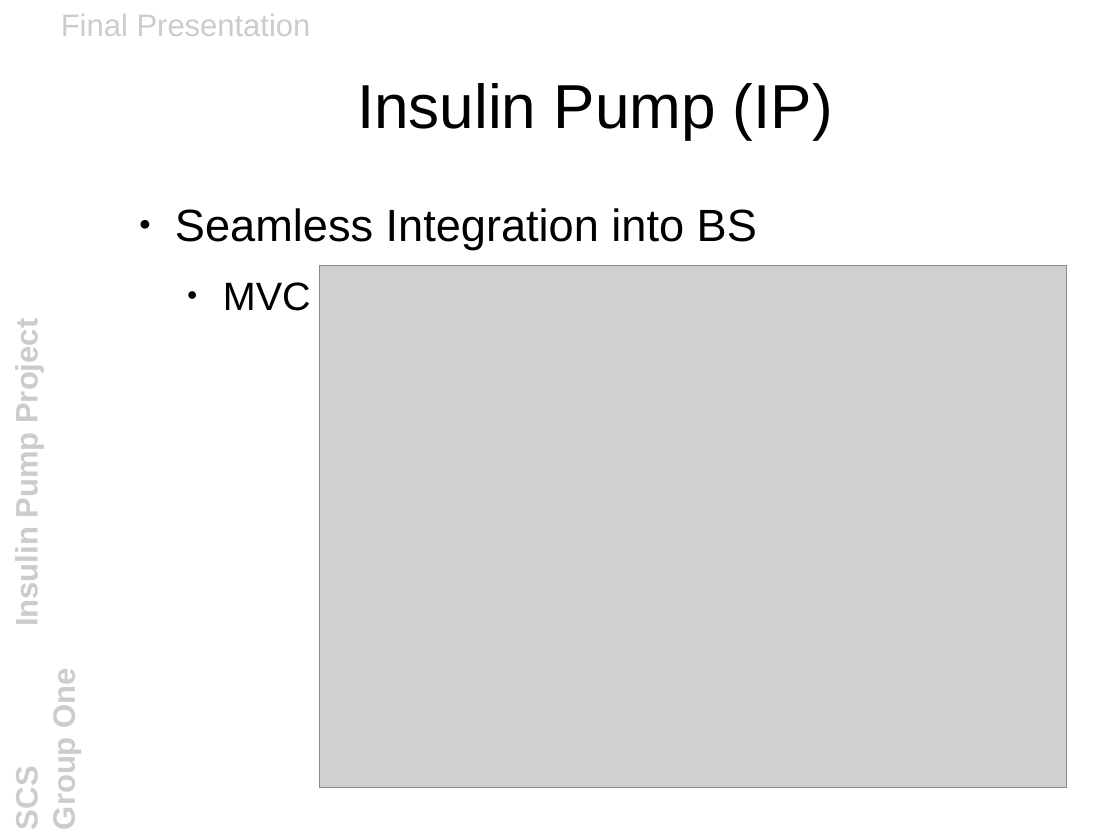
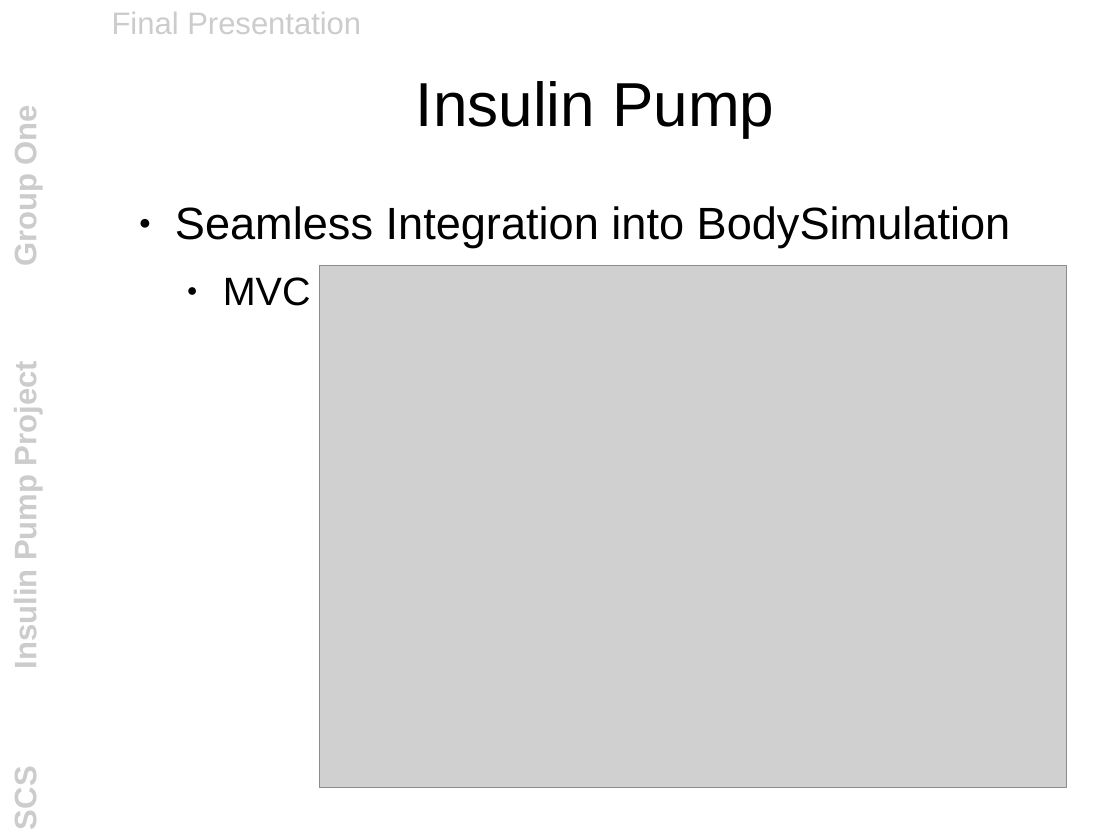
Before and after one commit to tiberkak/hisscs-insulin, a slide deck: slide 7 of documentation/other_files/final_presentation.odp. Drawn at 1120x840 pixels with LibreOffice and Linux fonts; fonts in the diff are those of the drawing; grey boxes stand for pictures; background and template pictures are left out. Boxes give left, top, right and bottom in pixels: in the first picture for what was removed or moved away, otherwise in the second. Text is boxed around its words. In the diff, an @@ line names an element or a change of style, - is before the commit and + after.

Commit message:
<rcg> Updated presentation

```diff
--- a/documentation/other_files/final_presentation.odp
+++ b/documentation/other_files/final_presentation.odp
@@ text "Final Presentation" at (112,12,361,34): line spacing 1 to 0.93 @@
@@ text "Final Presentation": place and size @@
-text "Final Presentation" at (61,14,311,36)
+text "Final Presentation" at (112,12,361,34)
@@ title at (416,81,774,137): text changed @@
-Insulin Pump (IP)
+Insulin Pump
@@ text "SCS Insulin Pump Project Group ..." at (8,372,43,828): line spacing 1 to 0.93 @@
@@ text at (175,206,1011,248): text changed @@
-● Seamless Integration into BS
+● Seamless Integration into BodySimulation
@@ text at (223,277,311,306): line spacing 1 to 0.93 @@
```
Also in this commit, not shown: 8 other slides changed, 1 slide added.
